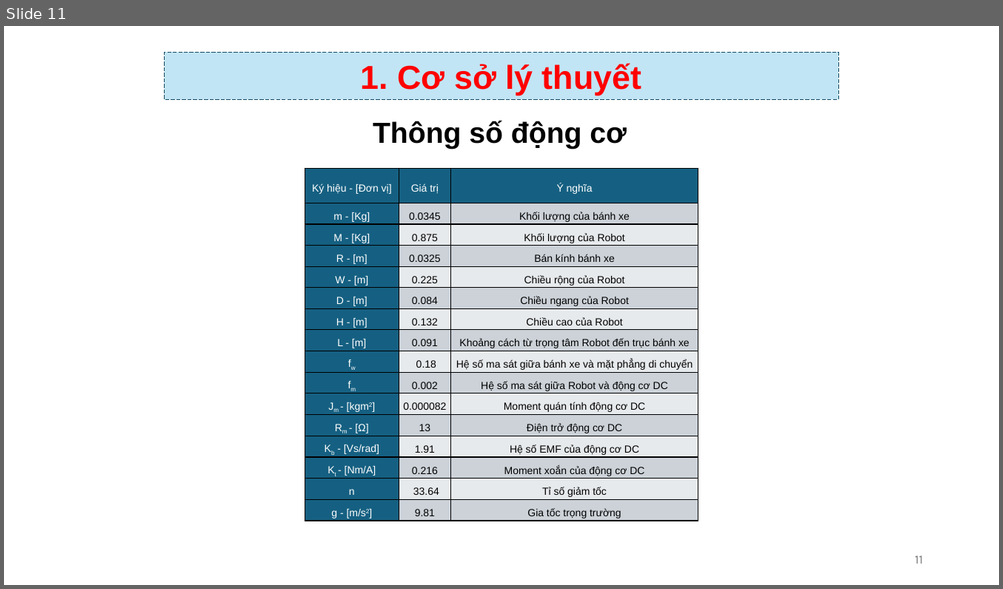
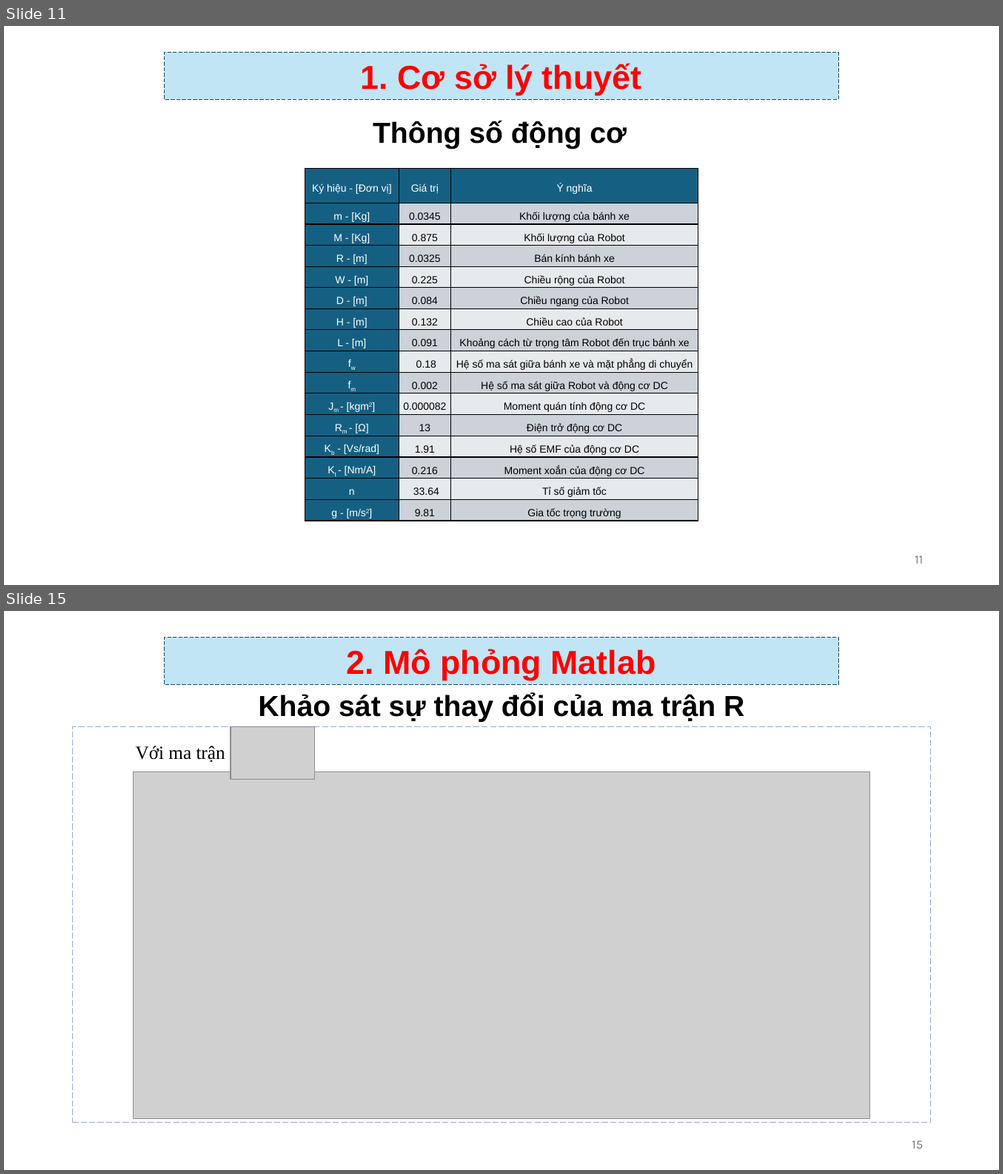
Before and after one commit to TIENPHAT2003/STM32, a slide deck: BaoCaoNhanDang.pptx. Shown one above the other, each under a label of ours: slide 11 before the commit, slides 11 and 15 after it; the slides between them are not shown. The pictures are 1003x589 and 1003x1174 pixels, drawn with LibreOffice and Linux fonts; fonts in the diff are those of the drawing; grey boxes stand for pictures; background and template pictures are left out. Boxes give left, top, right and bottom in pixels: in the first picture for what was removed or moved away, otherwise in the second. Text is boxed around its words. In the diff, an @@ line names an element or a change of style, - is before the commit and + after.

Commit message:
Thêm khảo sát ma trận Q và ma trận R vào PPT

```diff
--- a/BaoCaoNhanDang.pptx
+++ b/BaoCaoNhanDang.pptx
@@ slide 15 added at [4,611,999,1170], background #FFFFFF @@
@@ rectangle added at [165,637,838,685], fill #C1E5F5, outline #104862 0.75 pt dashed, 32 pt, text #FF0000, bold @@
+2. Mô phỏng Matlab
@@ text added at [258,693,744,722], 28 pt, text #000000, bold @@
+Khảo sát sự thay đổi của ma trận R
@@ freeform shape added at [73,726,930,1123], outline #8FAADC 0.75 pt dashed @@
@@ picture added at [231,726,314,780] @@
@@ text added at [136,746,225,762], 18 pt, text #000000 @@
+Với ma trận
@@ picture added at [133,772,870,1119] @@
@@ page number added at [911,1141,922,1149], 12 pt, text #797979 @@
+15
```
Also in this commit, not shown: 3 slides changed, 17 other slides added, 1 other file.
